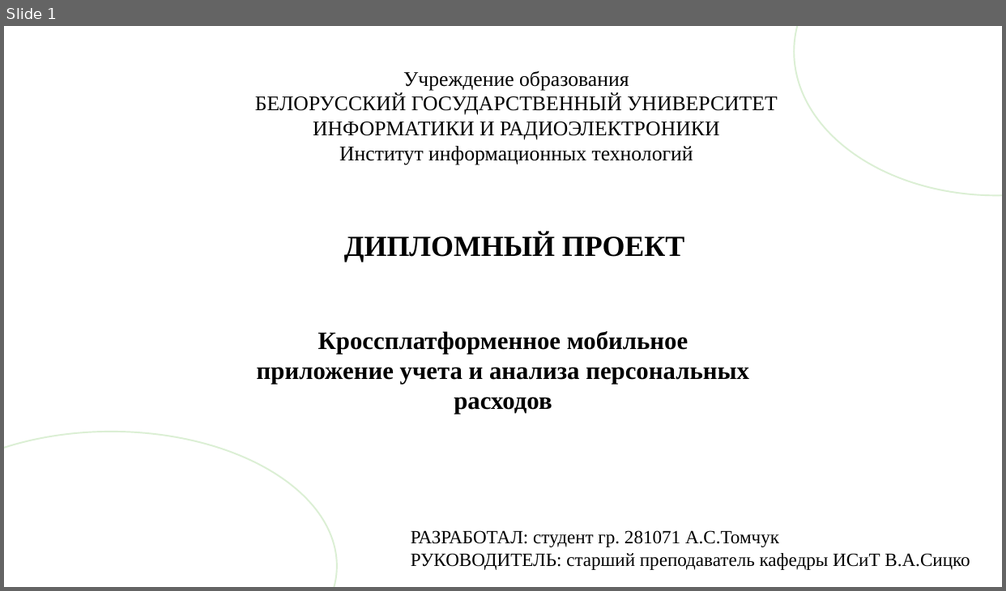
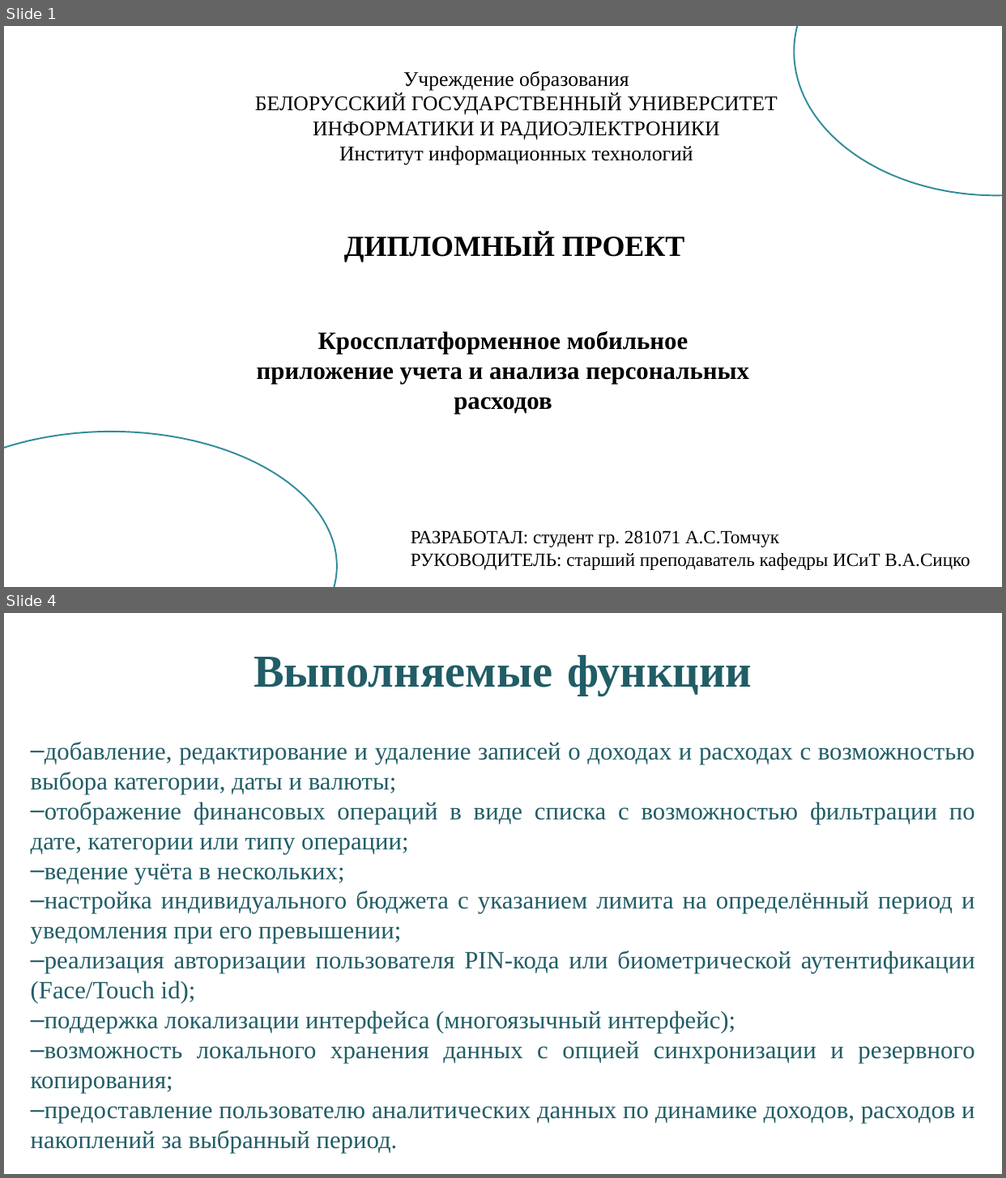
Before and after one commit to nastyatomchuk/diplom, a slide deck: Томчук А.С. Презентация.pptx. Shown one above the other, each under a label of ours: slide 1 before the commit, slides 1 and 4 after it; the slides between them are not shown. The pictures are 1006x591 and 1006x1178 pixels, drawn with LibreOffice and Linux fonts; fonts in the diff are those of the drawing; background and template pictures are left out. Boxes give left, top, right and bottom in pixels: in the first picture for what was removed or moved away, otherwise in the second. Text is boxed around its words. In the diff, an @@ line names an element or a change of style, - is before the commit and + after.

```diff
--- a/Томчук А.С. Презентация.pptx
+++ b/Томчук А.С. Презентация.pptx
@@ slide 4 added at bbox=[4, 613, 1002, 1174], background picture (left out) @@
@@ title added at bbox=[253, 655, 752, 696], 44 pt, text #215D66, bold @@
+Выполняемые функции
@@ text added at bbox=[31, 742, 975, 1153], 24 pt, text #215D66 @@
+‒ добавление, редактирование и удаление записей о доходах и расходах с возможностью выбора категории, даты и валюты;
+‒ отображение финансовых операций в виде списка с возможностью фильтрации по дате, категории или типу операции;
+‒ ведение учёта в нескольких;
+‒ настройка индивидуального бюджета с указанием лимита на определённый период и уведомления при его превышении;
+‒ реализация авторизации пользователя PIN-кода или биометрической аутентификации (Face/Touch id);
+‒ поддержка локализации интерфейса (многоязычный интерфейс);
+‒ возможность локального хранения данных с опцией синхронизации и резервного копирования;
+‒ предоставление пользователю аналитических данных по динамике доходов, расходов и накоплений за выбранный период.
@@ slide 1 changed as well @@
@@ ellipse at bbox=[794, 26, 1002, 196]: outline #DBEFD4 1.5 pt to #328C99 1.5 pt @@
@@ ellipse at bbox=[4, 432, 337, 587]: outline #DBEFD4 1.5 pt to #328C99 1.5 pt @@
```
Also in this commit, not shown: 1 other slide changed, 15 other slides added, 9 slides removed, 3 other files.
